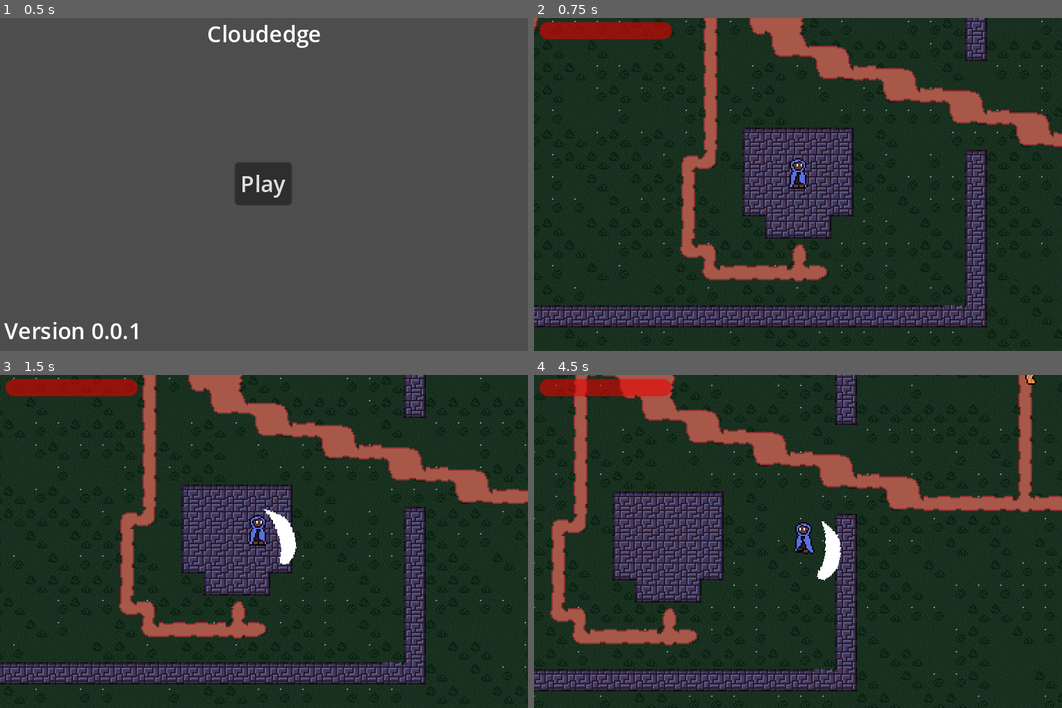
Above: before the commit, frames 1-4 (two rows, left to right).
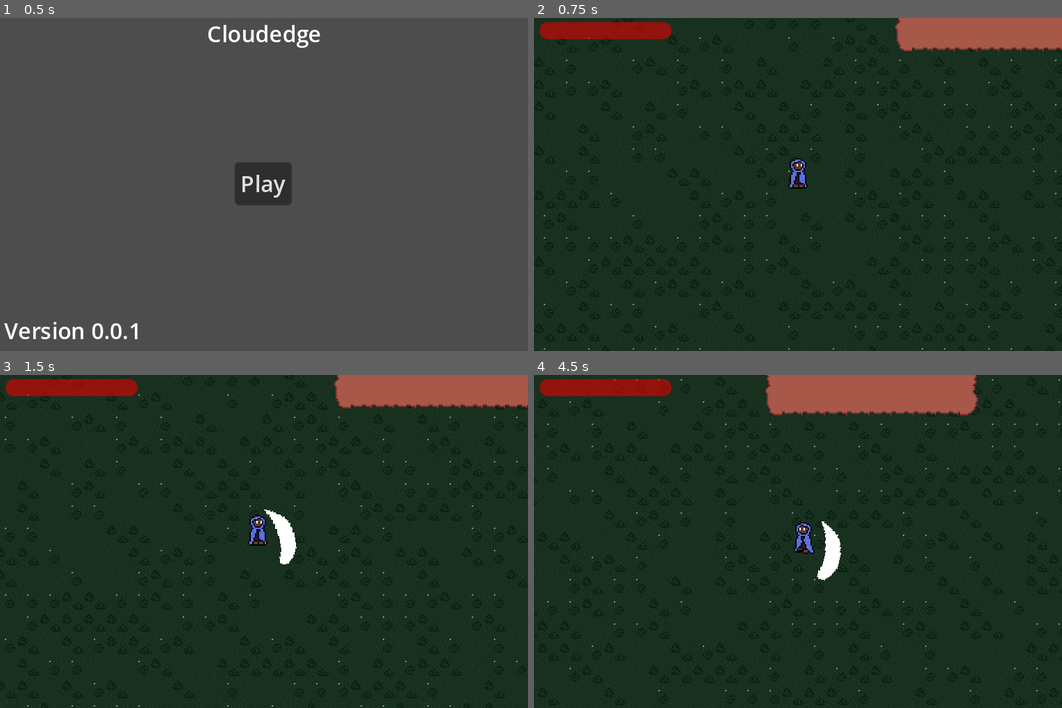
Above: after the commit, the same moments.

Repository: quellus/Mycoflora
Game: Godot game, scene res://scenes/main.tscn
Two runs of this game, one before a commit and one after it. Both use one fixed random seed, a clock stepped at 60 frames per second and the inputs below. The engine's default icon, where the game draws it, is replaced by a stand-in: a white triangle on a blue panel in a dark square.
Inputs (mouse positions are in pixels of both pictures, inside the frame that each line leads up to):
- Up to frame 1 (0.5 s): no input
- Up to frame 2 (0.75 s): click "Play" at 0.5 s
- Up to frame 3 (1.5 s): tap Enter at 1.25 s; move the mouse to (380, 524) at 1.27 s; press the mouse at (380, 524) at 1.28 s; hold D (right) from 1.28 s (still down)
- Up to frame 4 (4.5 s): move the mouse to (692, 558) at 2.02 s; release D (right) at 2.03 s; release the mouse at (692, 558) at 2.03 s; hold S (down) 2.03-2.78 s; click (692, 558) at 2.1 s; move the mouse to (850, 468) at 2.77 s; press the mouse at (850, 468) at 2.78 s; hold D (right) 2.78-3.53 s; move the mouse to (771, 608) at 3.52 s; release the mouse at (771, 608) at 3.53 s; hold W (up) 3.53-4.28 s; click (771, 608) at 3.6 s; move the mouse to (956, 591) at 4.27 s; press the mouse at (956, 591) at 4.28 s; hold A (left) from 4.28 s (still down)

Frame 1 is identical in both runs. In frame 2, 21% of the frame differs, in the area x 0-100%, y 0-100%; in frame 3, 21%; in frame 4, 24%, in the area x 0-100%, y 0-97%.

Commit message:
Started bossfight prototype

Diff:
--- /dev/null
+++ b/scenes/boss.tscn
@@ -0,0 +1,114 @@
+[gd_scene load_steps=10 format=3 uid="uid://1etaidk3cjh0"]
+
+[ext_resource type="Script" path="res://scripts/Boss.gd" id="1_rhy1k"]
+[ext_resource type="Texture2D" uid="uid://c3j7qokb34kkt" path="res://icon.svg" id="2_yljx3"]
+[ext_resource type="Script" path="res://scripts/HurtBox.gd" id="3_rdh6f"]
+
+[sub_resource type="RectangleShape2D" id="RectangleShape2D_fh3ci"]
+size = Vector2(60, 60)
+
+[sub_resource type="CircleShape2D" id="CircleShape2D_vi0eh"]
+radius = 100.045
+
+[sub_resource type="Animation" id="Animation_jbsml"]
+resource_name = "default"
+tracks/0/type = "value"
+tracks/0/imported = false
+tracks/0/enabled = true
+tracks/0/path = NodePath("Sprite2D:modulate")
+tracks/0/interp = 1
+tracks/0/loop_wrap = true
+tracks/0/keys = {
+"times": PackedFloat32Array(0),
+"transitions": PackedFloat32Array(1),
+"update": 0,
+"values": [Color(1, 1, 1, 1)]
+}
+
+[sub_resource type="Animation" id="Animation_wc4t1"]
+resource_name = "attack"
+length = 3.0
+loop_mode = 1
+tracks/0/type = "value"
+tracks/0/imported = false
+tracks/0/enabled = true
+tracks/0/path = NodePath("Node2D:rotation")
+tracks/0/interp = 1
+tracks/0/loop_wrap = true
+tracks/0/keys = {
+"times": PackedFloat32Array(0, 0.2, 1.5, 1.7),
+"transitions": PackedFloat32Array(1, 1, 1, 1),
+"update": 0,
+"values": [0.0, -3.14159, -3.14159, 0.0]
+}
+tracks/1/type = "value"
+tracks/1/imported = false
+tracks/1/enabled = true
+tracks/1/path = NodePath("Sprite2D:modulate")
+tracks/1/interp = 1
+tracks/1/loop_wrap = true
+tracks/1/keys = {
+"times": PackedFloat32Array(0),
+"transitions": PackedFloat32Array(1),
+"update": 0,
+"values": [Color(1, 1, 1, 1)]
+}
+tracks/2/type = "value"
+tracks/2/imported = false
+tracks/2/enabled = true
+tracks/2/path = NodePath("Node2D/HurtBox:position")
+tracks/2/interp = 1
+tracks/2/loop_wrap = true
+tracks/2/keys = {
+"times": PackedFloat32Array(1.2, 1.3, 1.4, 2.8, 2.9, 3),
+"transitions": PackedFloat32Array(1, 1, 1, 1, 1, 1),
+"update": 0,
+"values": [Vector2(0, 44), Vector2(0, 40), Vector2(0, 44), Vector2(0, 44), Vector2(0, 40), Vector2(0, 44)]
+}
+
+[sub_resource type="AnimationLibrary" id="AnimationLibrary_4nldf"]
+_data = {
+"attack": SubResource("Animation_wc4t1"),
+"default": SubResource("Animation_jbsml")
+}
+
+[sub_resource type="RectangleShape2D" id="RectangleShape2D_l22hr"]
+size = Vector2(26, 26)
+
+[node name="Boss" type="CharacterBody2D"]
+z_index = 1
+script = ExtResource("1_rhy1k")
+
+[node name="Sprite2D" type="Sprite2D" parent="."]
+scale = Vector2(0.5, 0.5)
+texture = ExtResource("2_yljx3")
+
+[node name="CollisionShape2D" type="CollisionShape2D" parent="."]
+shape = SubResource("RectangleShape2D_fh3ci")
+
+[node name="Area2D" type="Area2D" parent="."]
+
+[node name="CollisionShape2D" type="CollisionShape2D" parent="Area2D"]
+shape = SubResource("CircleShape2D_vi0eh")
+
+[node name="AnimationPlayer" type="AnimationPlayer" parent="."]
+libraries = {
+"": SubResource("AnimationLibrary_4nldf")
+}
+autoplay = "attack"
+
+[node name="Node2D" type="Node2D" parent="."]
+
+[node name="HurtBox" type="Area2D" parent="Node2D"]
+position = Vector2(0, 44)
+script = ExtResource("3_rdh6f")
+
+[node name="Sprite2D" type="Sprite2D" parent="Node2D/HurtBox"]
+scale = Vector2(0.2, 0.2)
+texture = ExtResource("2_yljx3")
+
+[node name="CollisionShape2D" type="CollisionShape2D" parent="Node2D/HurtBox"]
+shape = SubResource("RectangleShape2D_l22hr")
+
+[connection signal="body_entered" from="Area2D" to="." method="_on_vision_radius_body_entered"]
+[connection signal="body_exited" from="Area2D" to="." method="_on_vision_radius_body_exited"]
--- a/scenes/world.tscn
+++ b/scenes/world.tscn
@@ -8,6 +8,7 @@
 [ext_resource type="PackedScene" uid="uid://cr8cjatjiolay" path="res://scenes/enemy.tscn" id="5_nukpt"]
 [ext_resource type="Script" path="res://scripts/dialog_resource.gd" id="6_oqtww"]
 [ext_resource type="Texture2D" uid="uid://c3j7qokb34kkt" path="res://icon.svg" id="7_83bry"]
+[ext_resource type="PackedScene" uid="uid://1etaidk3cjh0" path="res://scenes/boss.tscn" id="9_w4bq7"]
 
 [sub_resource type="RectangleShape2D" id="RectangleShape2D_opmhg"]
 size = Vector2(12, 2)
@@ -60,7 +61,7 @@
 [node name="World" type="Node2D" node_paths=PackedStringArray("spawn_points")]
 y_sort_enabled = true
 script = ExtResource("1_m5d1x")
-spawn_points = [NodePath("First Town/HomeSpawn"), NodePath("First Town/Castle/SpawnPoint")]
+spawn_points = [NodePath("SpawnPoint2"), NodePath("First Town/Castle/SpawnPoint")]
 
 [node name="TileMap" type="TileMap" parent="."]
 y_sort_enabled = true
@@ -181,26 +182,8 @@
 [node name="Enemy9" parent="Forest" instance=ExtResource("5_nukpt")]
 position = Vector2(1422, -127)
 
-[node name="Enemy10" parent="Forest" instance=ExtResource("5_nukpt")]
-position = Vector2(1771, -57)
+[node name="Boss" parent="Forest" instance=ExtResource("9_w4bq7")]
+position = Vector2(1817, -18)
 
-[node name="Enemy11" parent="Forest" instance=ExtResource("5_nukpt")]
-position = Vector2(1829, -57)
-
-[node name="Enemy12" parent="Forest" instance=ExtResource("5_nukpt")]
-position = Vector2(1864, -21)
-
-[node name="Enemy13" parent="Forest" instance=ExtResource("5_nukpt")]
-position = Vector2(1810, -22)
-
-[node name="Enemy14" parent="Forest" instance=ExtResource("5_nukpt")]
-position = Vector2(1761, 4)
-
-[node name="Enemy15" parent="Forest" instance=ExtResource("5_nukpt")]
-position = Vector2(1820, 28)
-
-[node name="Enemy16" parent="Forest" instance=ExtResource("5_nukpt")]
-position = Vector2(1871, 31)
-
-[node name="Enemy17" parent="Forest" instance=ExtResource("5_nukpt")]
-position = Vector2(1900, -48)
+[node name="SpawnPoint2" type="Node2D" parent="."]
+position = Vector2(1678, 141)
--- /dev/null
+++ b/scripts/Boss.gd
@@ -0,0 +1,58 @@
+class_name Boss extends CharacterBody2D
+
+var health = 10
+var target: Node2D = null
+#@onready var sprite = $AnimatedSprite2D
+@export var speed_mod := 1
+const SPEED = 10
+
+#@onready var animplayer: AnimationPlayer = $AnimationPlayer
+#@onready var animtree: AnimationTree = $AnimationTree
+#@onready var state_machine = animtree["parameters/playback"]
+
+
+func _process(_delta):
+	if target != null:
+		velocity = position.direction_to(target.global_position) * SPEED * speed_mod
+		rotation = position.direction_to(target.global_position).angle()
+	else:
+		velocity = Vector2.ZERO
+	move_and_slide()
+
+func take_damage(position_from: Vector2):
+	health -= 5
+	velocity = position.direction_to(position_from) * SPEED * -4
+	#if health <= 0:
+		#print_debug("death")
+		#state_machine.travel("death")
+	#else:
+		#print_debug("knockback")
+		#state_machine.travel("knockback")
+
+
+func _on_vision_radius_body_entered(body):
+	if body is Player:
+		target = body
+
+
+func _on_vision_radius_body_exited(body):
+	if body == target:
+		target = null
+
+
+func _on_hurt_detector_area_entered(area):
+	if area is HurtBox and !is_ancestor_of(area) and area.entity == "Player":
+		take_damage(area.global_position)
+
+
+#func _on_attack_radius_body_entered(body: Node2D) -> void:
+	#if body is Player and health > 0:
+		#target = body
+		#print_debug("attack")
+		#state_machine.travel("attack")
+#
+#
+#func _on_hurt_box_body_entered(body: Node2D) -> void:
+	#if body == target and animplayer.current_animation == "attack":
+			#print_debug("default")
+			#state_machine.travel("default")
Not shown: 1 places in scenes/world.tscn that only renumber resources
